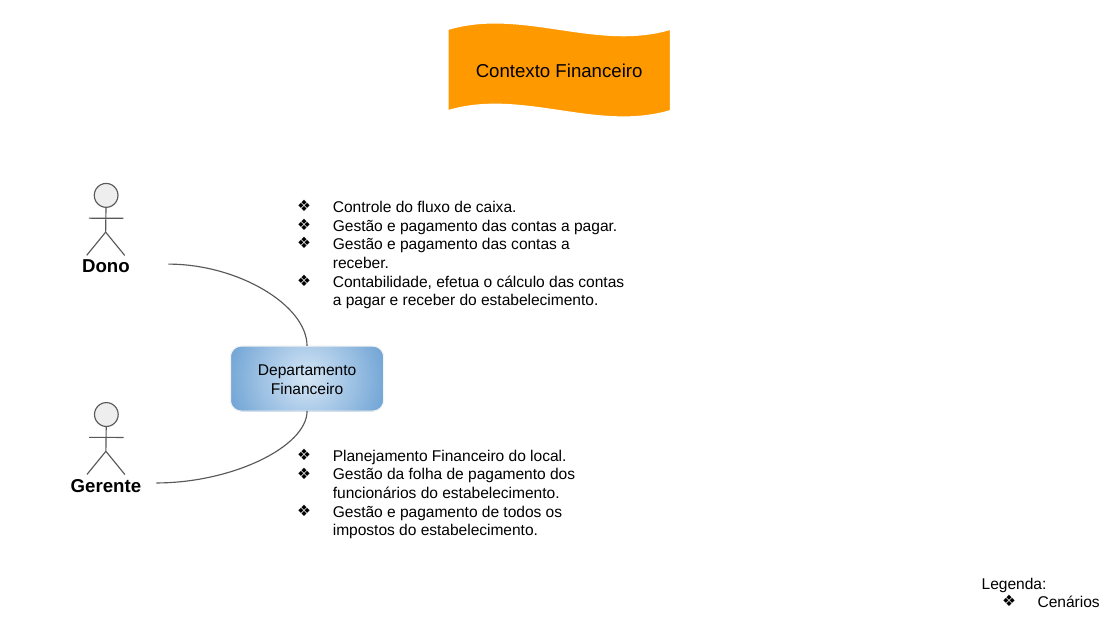
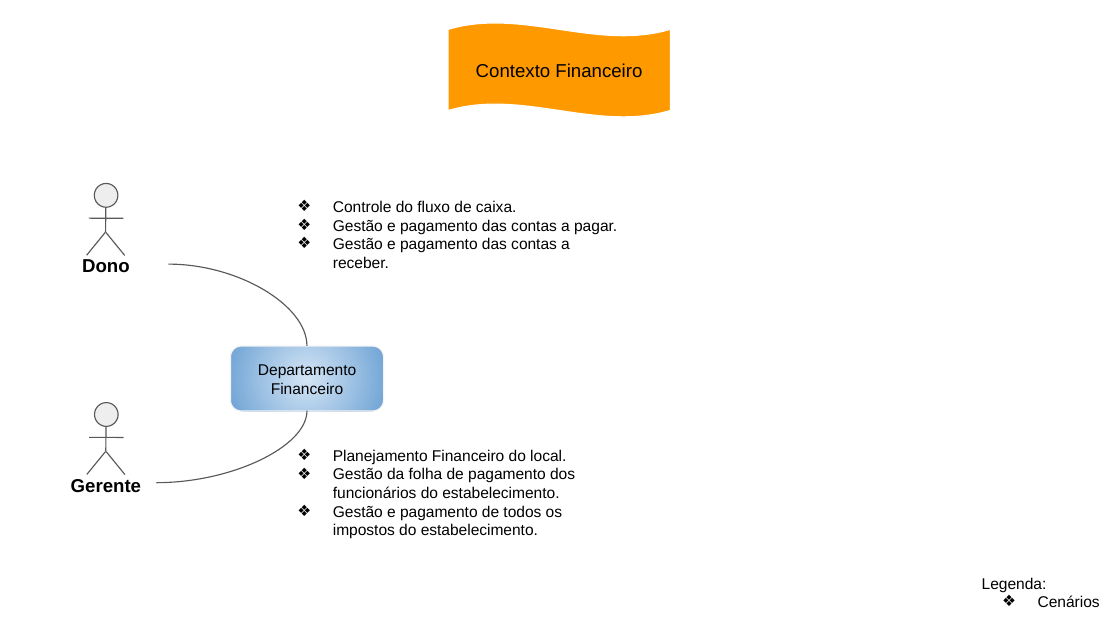
Before and after one commit to Darienzo08/ope_ads, a slide deck: slide 1 of docs/Prof_FabioARTEFATO_15/15. Arquitetura de Negócio para cada Cenário.pptx. Drawn at 1120x630 pixels with LibreOffice and Linux fonts; fonts in the diff are those of the drawing. Boxes give left, top, right and bottom in pixels: in the first picture for what was removed or moved away, otherwise in the second. Text is boxed around its words. In the diff, an @@ line names an element or a change of style, - is before the commit and + after.

```diff
--- a/docs/Prof_FabioARTEFATO_15/15. Arquitetura de Negócio para cada Cenário.pptx
+++ b/docs/Prof_FabioARTEFATO_15/15. Arquitetura de Negócio para cada Cenário.pptx
@@ text at (333,275,624,309): paragraph removed @@
-❖ Contabilidade, efetua o cálculo das contas a pagar e receber do estabelecimento.
```
Also in this commit, not shown: 16 other slides changed, 1 slide removed.
